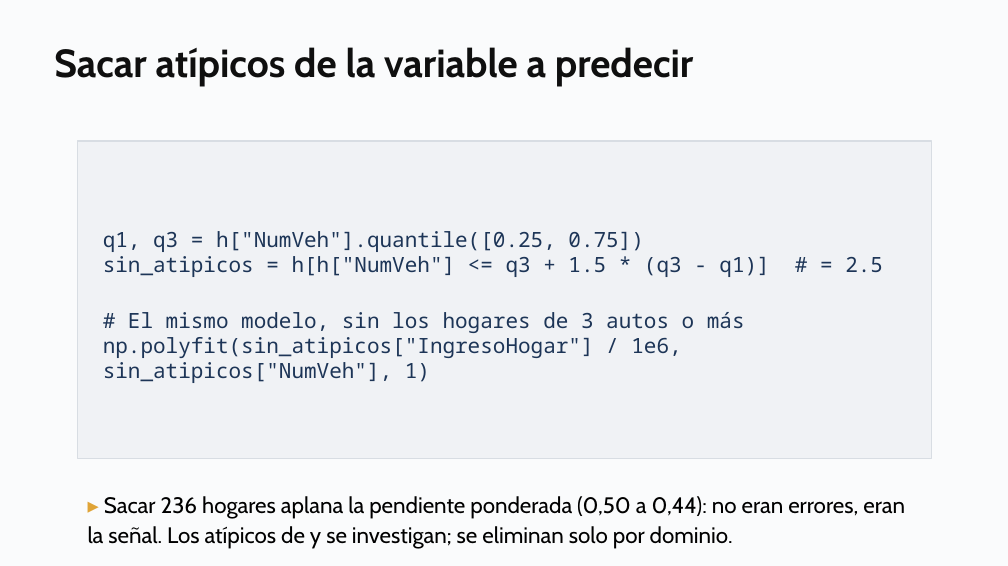
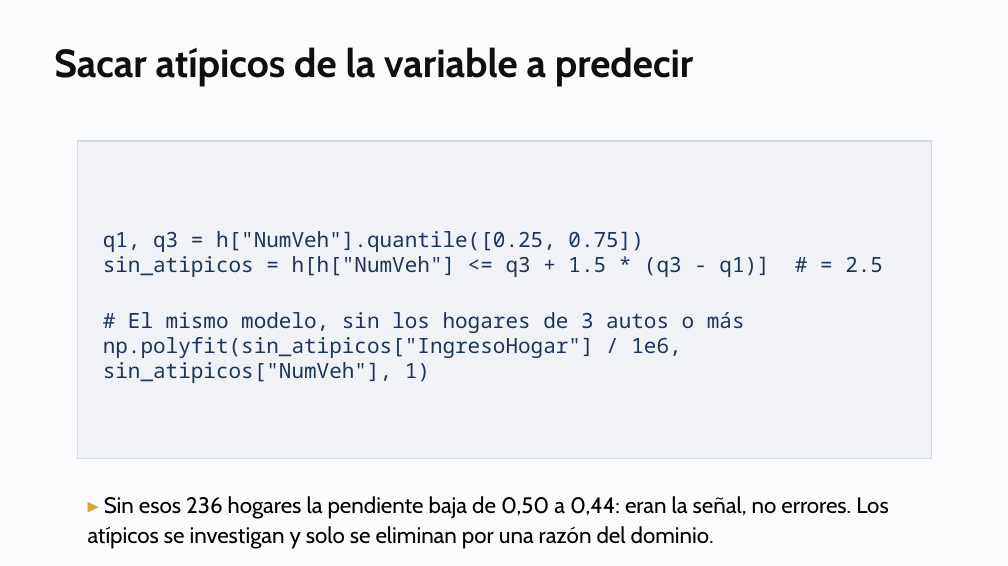
Before and after one commit to daniopitz/diplomado-cdd, a slide deck: slide 11 of presentaciones/clase04_regresion_multiple.pptx. Drawn at 1008x566 pixels with LibreOffice and Linux fonts; fonts in the diff are those of the drawing. Boxes give left, top, right and bottom in pixels: in the first picture for what was removed or moved away, otherwise in the second. Text is boxed around its words. In the diff, an @@ line names an element or a change of style, - is before the commit and + after.

```diff
--- a/presentaciones/clase04_regresion_multiple.pptx
+++ b/presentaciones/clase04_regresion_multiple.pptx
@@ text at box(88, 496, 889, 549): text changed @@
-▸ Sacar 236 hogares aplana la pendiente ponderada (0,50 a 0,44): no eran errores, eran la señal. Los atípicos de y se investigan; se eliminan solo por dominio.
+▸ Sin esos 236 hogares la pendiente baja de 0,50 a 0,44: eran la señal, no errores. Los atípicos se investigan y solo se eliminan por una razón del dominio.
```
Also in this commit, not shown: 1 other file.
